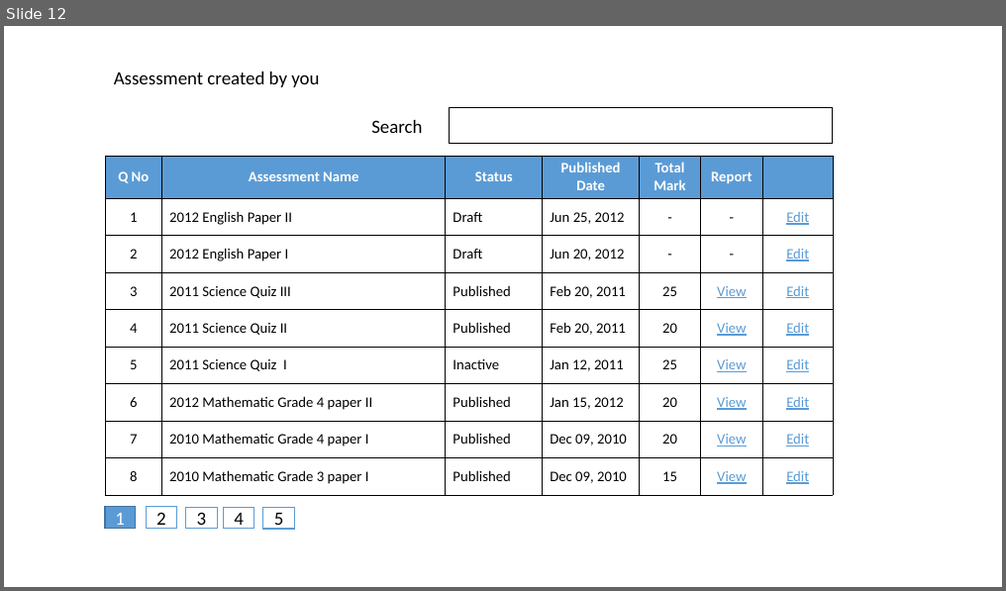
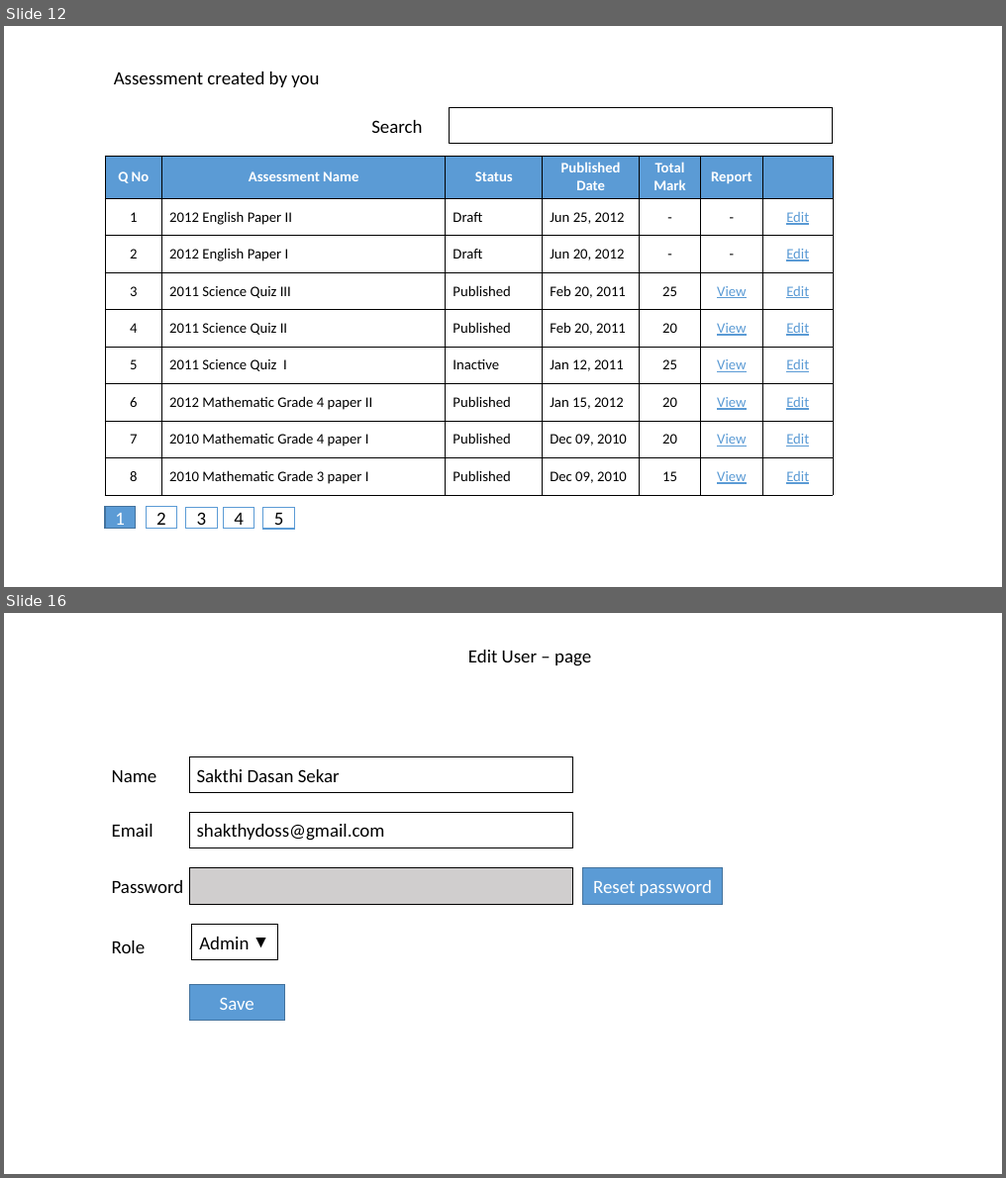
Before and after one commit to shakthydoss/suriyan, a slide deck: docs/wireframe.pptx. Shown one above the other, each under a label of ours: slide 12 before the commit, slides 12 and 16 after it; the slides between them are not shown. The pictures are 1006x591 and 1006x1178 pixels, drawn with LibreOffice and Linux fonts; fonts in the diff are those of the drawing. Boxes give left, top, right and bottom in pixels: in the first picture for what was removed or moved away, otherwise in the second. Text is boxed around its words. In the diff, an @@ line names an element or a change of style, - is before the commit and + after.

```diff
--- a/docs/wireframe.pptx
+++ b/docs/wireframe.pptx
@@ slide 16 added at (4, 613, 1002, 1174), background #FFFFFF @@
@@ text added at (468, 650, 591, 666), 18 pt, text #000000 @@
+Edit User – page
@@ rectangle added at (189, 758, 572, 793), fill #FFFFFF, outline #000000 1 pt, 18 pt, text #000000 @@
+Sakthi Dasan Sekar
@@ text added at (112, 770, 157, 782), 18 pt, text #000000 @@
+Name
@@ rectangle added at (189, 812, 572, 848), fill #FFFFFF, outline #000000 1 pt, 18 pt, text #000000 @@
+shakthydoss@gmail.com
@@ text added at (112, 824, 153, 837), 18 pt, text #000000 @@
+Email
@@ rectangle added at (189, 868, 572, 904), fill #D0CECE, outline #000000 1 pt @@
@@ rectangle added at (583, 868, 722, 904), fill #5B9BD5, outline #43739E 1 pt, 18 pt, text #FFFFFF @@
+Reset password
@@ text added at (112, 880, 184, 893), 18 pt, text #000000 @@
+Password
@@ rectangle added at (192, 925, 278, 960), fill #FFFFFF, outline #000000 1 pt, 18 pt, text #000000 @@
+Admin
@@ triangle added at (257, 939, 265, 947), fill #000000, outline #000000 1 pt @@
@@ text added at (112, 941, 146, 954), 18 pt, text #000000 @@
+Role
@@ rectangle added at (189, 985, 284, 1021), fill #5B9BD5, outline #43739E 1 pt, 18 pt, text #FFFFFF @@
+Save
```
Also in this commit, not shown: 1 slide changed, 5 other slides added, 1 slide removed, 20 other files.
